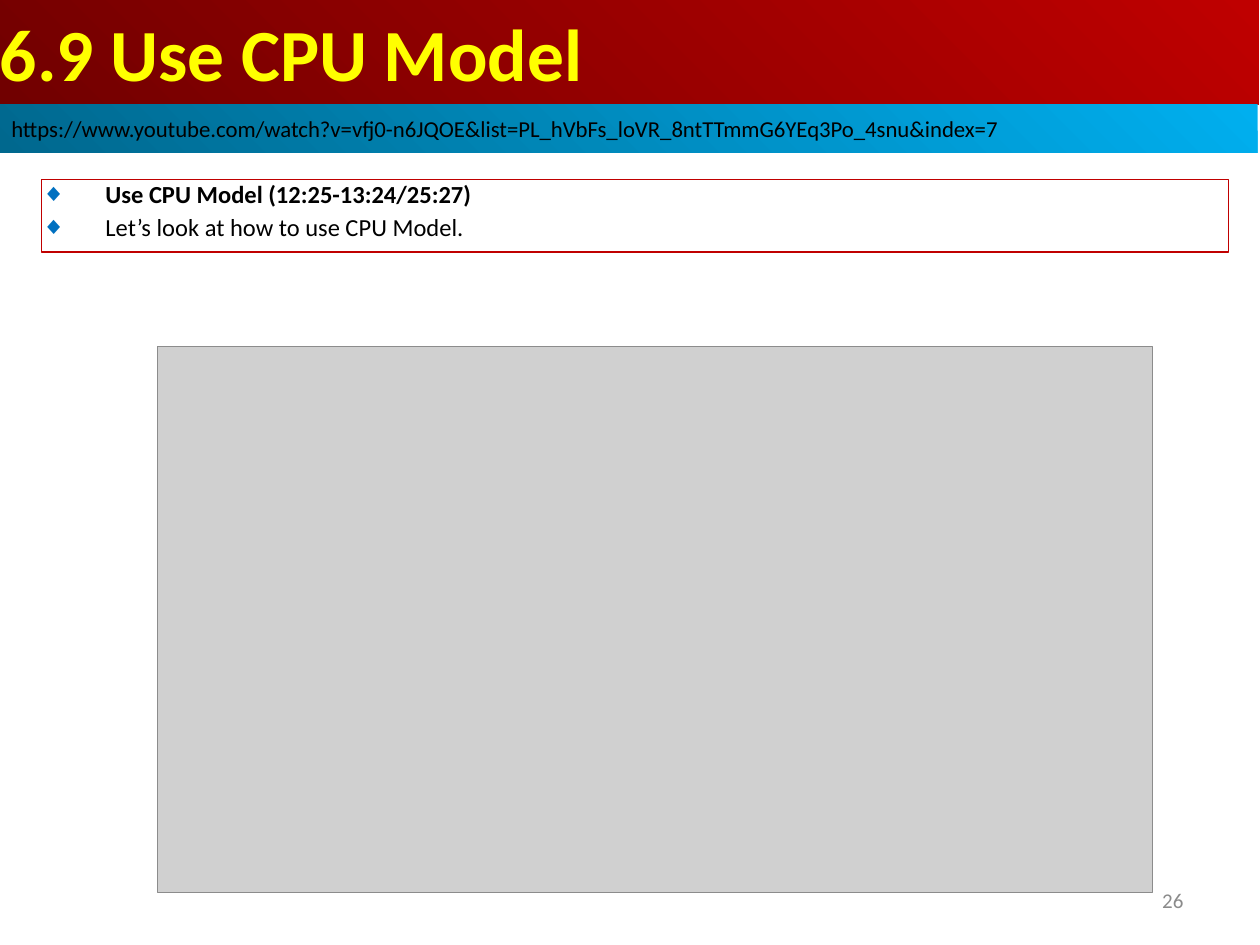
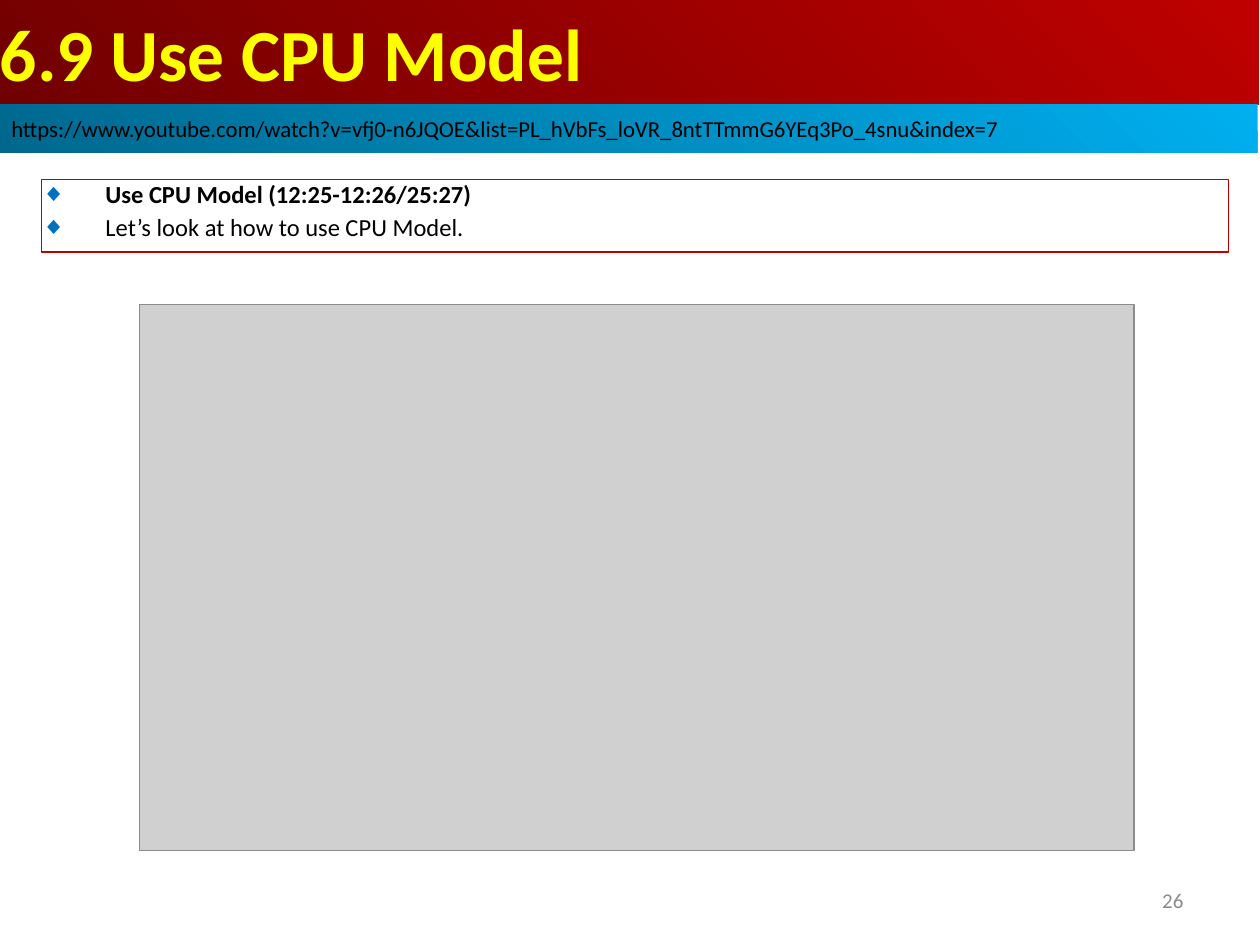
Before and after one commit to peterhchen/AIU_CS850_Gem5_McPAT, a slide deck: slide 26 of 050_Gem5/007.CPUModel/000_Video/007.CPUModel.ppt. Drawn at 1260x945 pixels with LibreOffice and Linux fonts; fonts in the diff are those of the drawing; grey boxes stand for pictures. Boxes give left, top, right and bottom in pixels: in the first picture for what was removed or moved away, otherwise in the second. Text is boxed around its words. In the diff, an @@ line names an element or a change of style, - is before the commit and + after.

```diff
--- a/050_Gem5/007.CPUModel/000_Video/007.CPUModel.ppt
+++ b/050_Gem5/007.CPUModel/000_Video/007.CPUModel.ppt
@@ text in rectangle at [105, 185, 471, 207]: text changed @@
-◆ Use CPU Model (12:25-13:24/25:27)
+◆ Use CPU Model (12:25-12:26/25:27)
@@ picture: place and size @@
-picture at [158, 346, 1153, 892]
+picture at [139, 305, 1134, 850]
```
Also in this commit, not shown: 2 slides added.
